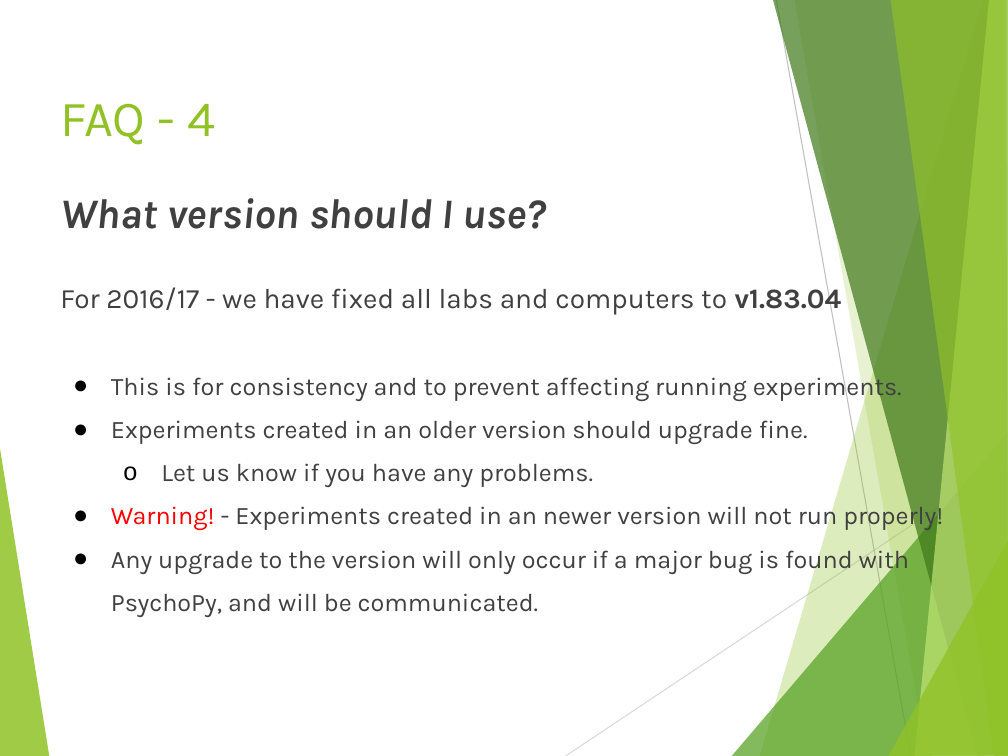
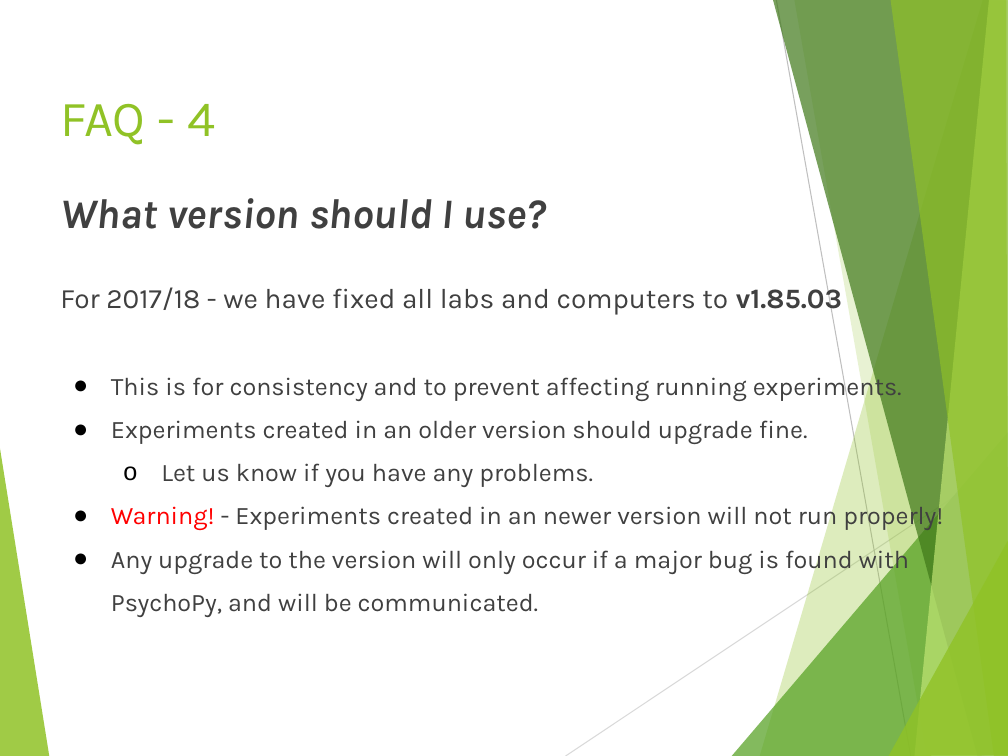
Before and after one commit to hlmpsy/psychopy_training, a slide deck: slide 5 of PsychoPy-Part2/FAQ-handout.pptx. Drawn at 1008x756 pixels with LibreOffice and Linux fonts; fonts in the diff are those of the drawing. Boxes give left, top, right and bottom in pixels: in the first picture for what was removed or moved away, otherwise in the second. Text is boxed around its words. In the diff, an @@ line names an element or a change of style, - is before the commit and + after.

```diff
--- a/PsychoPy-Part2/FAQ-handout.pptx
+++ b/PsychoPy-Part2/FAQ-handout.pptx
@@ text at bbox=[60, 282, 842, 315]: text changed @@
-For 2016/17 - we have fixed all labs and computers to v1.83.04
+For 2017/18 - we have fixed all labs and computers to v1.85.03
```
Also in this commit, not shown: 11 other files.
